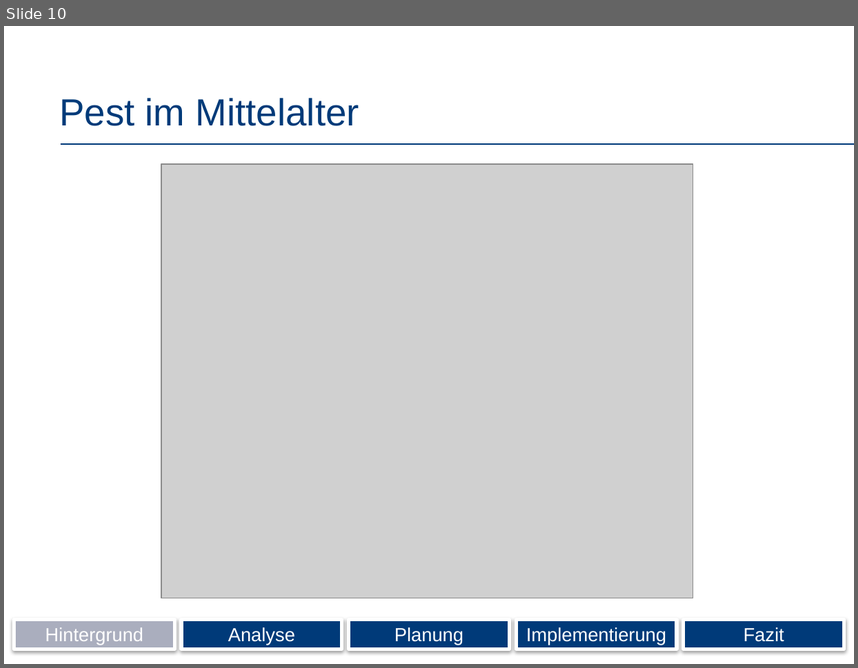
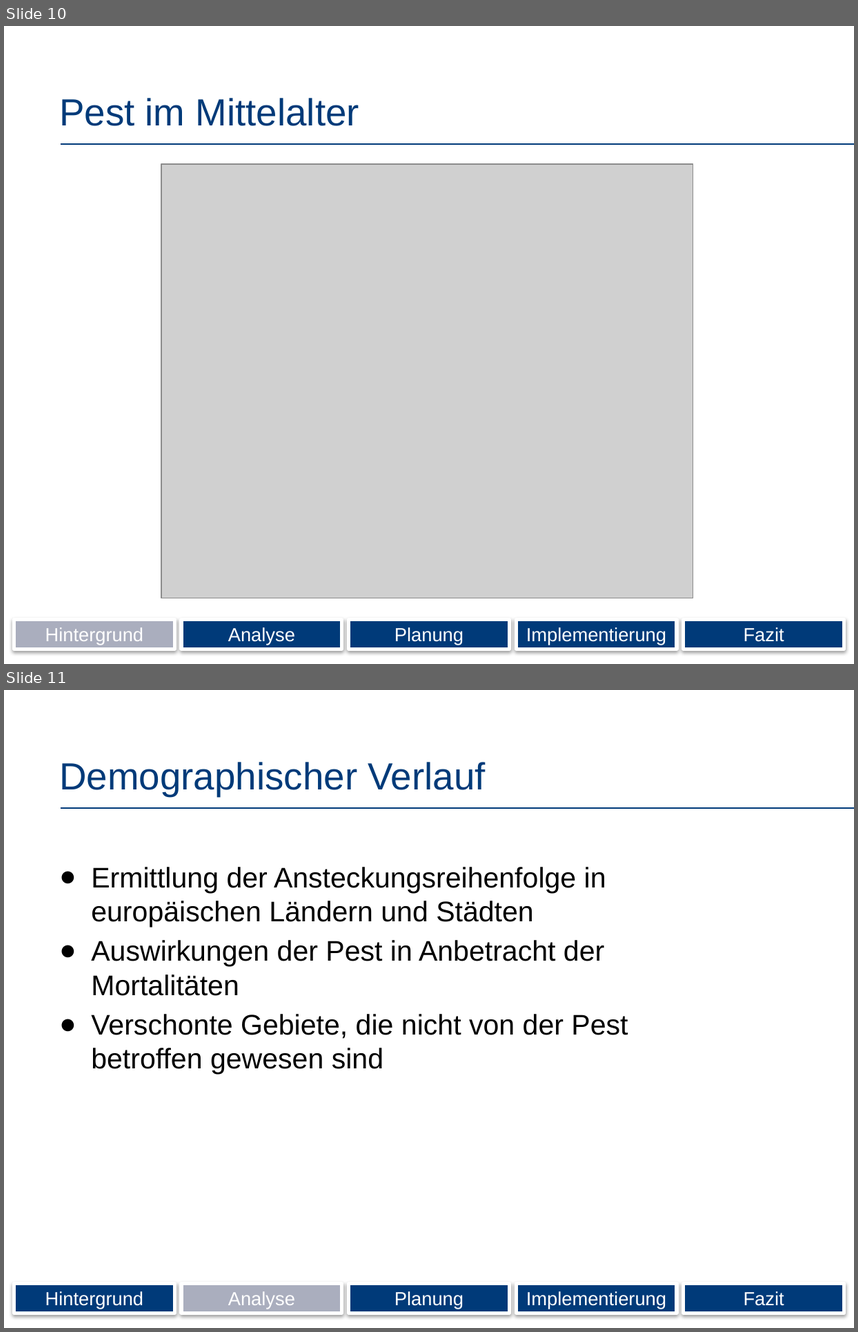
Before and after one commit to Wolle1508/SE-Projekt, a slide deck: Präsentation.pptx. Shown one above the other, each under a label of ours: slide 10 before the commit, slides 10 and 11 after it. The pictures are 858x668 and 858x1332 pixels, drawn with LibreOffice and Linux fonts; fonts in the diff are those of the drawing; grey boxes stand for pictures; background and template pictures are left out. Boxes give left, top, right and bottom in pixels: in the first picture for what was removed or moved away, otherwise in the second. Text is boxed around its words. In the diff, an @@ line names an element or a change of style, - is before the commit and + after.

```diff
--- a/Präsentation.pptx
+++ b/Präsentation.pptx
@@ slide 11 added at box(4, 690, 854, 1328), background #FFFFFF; not listed: 1 template element that a slide beside it also shows @@
@@ title added at box(59, 762, 485, 796), 32 pt, text #003A79 @@
+Demographischer Verlauf
@@ text added at box(91, 867, 628, 1074), 24 pt, text #000000 @@
+● Ermittlung der Ansteckungsreihenfolge in europäischen Ländern und Städten
+● Auswirkungen der Pest in Anbetracht der Mortalitäten
+● Verschonte Gebiete, die nicht von der Pest betroffen gewesen sind
@@ rectangle added at box(14, 1283, 175, 1312), fill #003A79, outline #FFFFFF 3 pt, 16 pt, text #FFFFFF @@
+Hintergrund
@@ rectangle added at box(181, 1283, 342, 1312), fill #AAAEBE, outline #FFFFFF 3 pt, 16 pt, text #FFFFFF @@
+Analyse
@@ rectangle added at box(349, 1283, 510, 1312), fill #003A79, outline #FFFFFF 3 pt, 16 pt, text #FFFFFF @@
+Planung
@@ rectangle added at box(516, 1283, 677, 1312), fill #003A79, outline #FFFFFF 3 pt, 16 pt, text #FFFFFF @@
+Implementierung
@@ rectangle added at box(683, 1283, 844, 1312), fill #003A79, outline #FFFFFF 3 pt, 16 pt, text #FFFFFF @@
+Fazit
```
Also in this commit, not shown: 2 slides changed, 8 other slides added.
